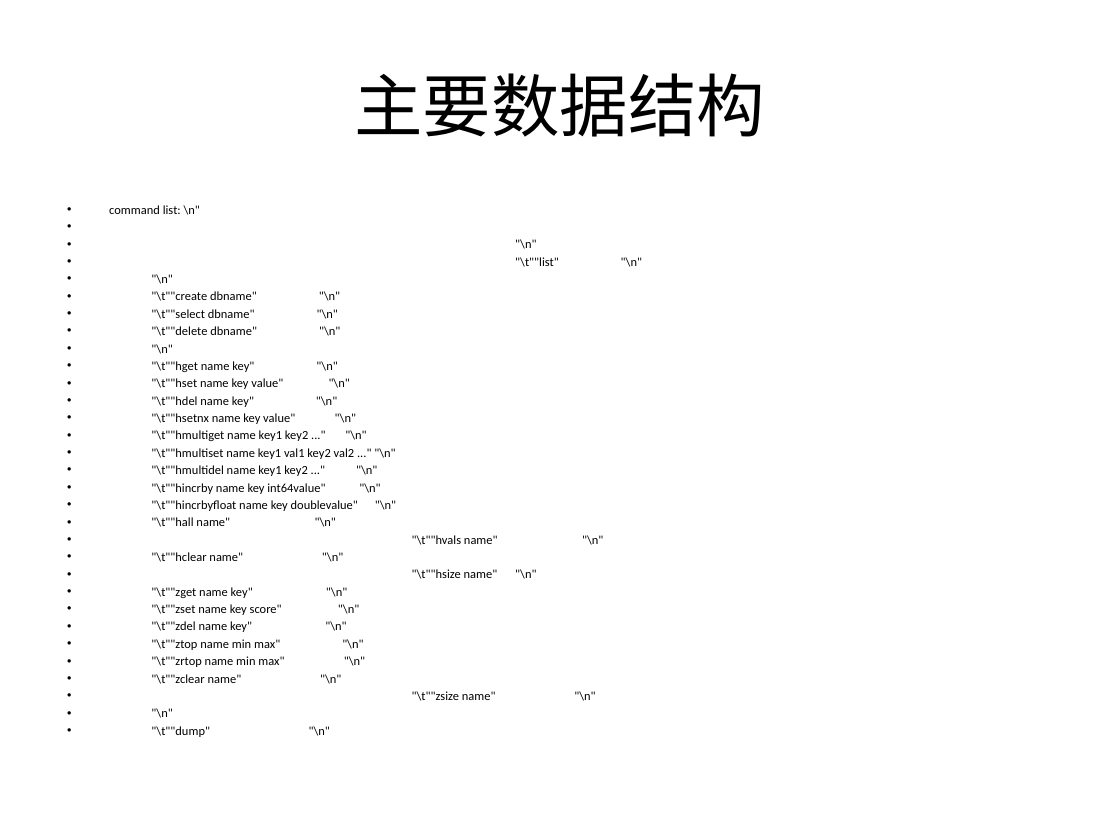
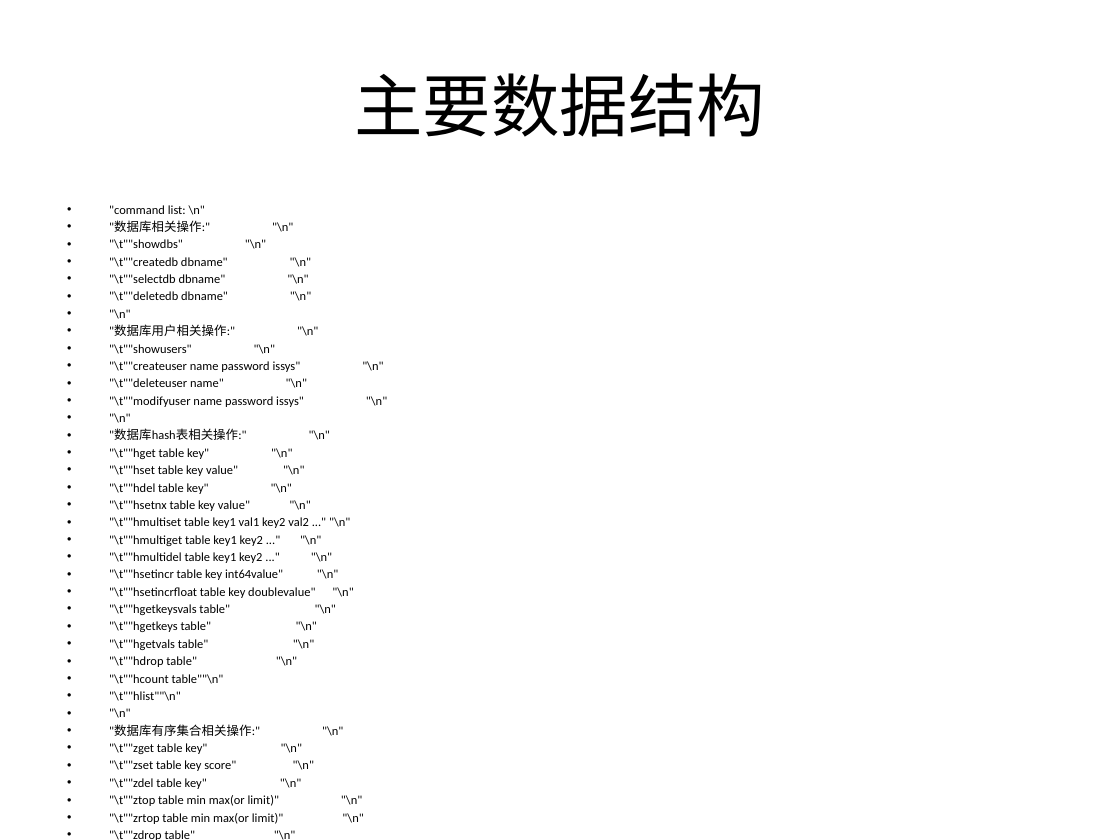
Before and after one commit to woopengcheng/GameLib, a slide deck: slide 25 of 数据库简单介绍.pptx. Drawn at 1120x840 pixels with LibreOffice and Linux fonts; fonts in the diff are those of the drawing. Boxes give left, top, right and bottom in pixels: in the first picture for what was removed or moved away, otherwise in the second. Text is boxed around its words. In the diff, an @@ line names an element or a change of style, - is before the commit and + after.

Commit message:
数据库讲座

```diff
--- a/数据库简单介绍.pptx
+++ b/数据库简单介绍.pptx
@@ text at [109,205,387,840]: paragraph added @@
+• "\t""exit" "\n"
@@ text at [109,205,311,301]: text changed @@
-• command list: \n"
+• "command list: \n"
+• "数据库相关操作:" "\n"
+• "\t""showdbs" "\n"
+• "\t""createdb dbname" "\n"
+• "\t""selectdb dbname" "\n"
+• "\t""deletedb dbname" "\n"
@@ text at [109,325,387,407]: text changed @@
-• "\t""list" "\n"
+• "数据库用户相关操作:" "\n"
+• "\t""showusers" "\n"
+• "\t""createuser name password issys" "\n"
+• "\t""deleteuser name" "\n"
+• "\t""modifyuser name password issys" "\n"
@@ text at [109,429,353,701]: text changed @@
-• "\t""create dbname" "\n"
-• "\t""select dbname" "\n"
-• "\t""delete dbname" "\n"
+• "数据库hash表相关操作:" "\n"
+• "\t""hget table key" "\n"
+• "\t""hset table key value" "\n"
+• "\t""hdel table key" "\n"
+• "\t""hsetnx table key value" "\n"
+• "\t""hmultiset table key1 val1 key2 val2 ..." "\n"
+• "\t""hmultiget table key1 key2 ..." "\n"
+• "\t""hmultidel table key1 key2 ..." "\n"
+• "\t""hsetincr table key int64value" "\n"
+• "\t""hsetincrfloat table key doublevalue" "\n"
+• "\t""hgetkeysvals table" "\n"
+• "\t""hgetkeys table" "\n"
+• "\t""hgetvals table" "\n"
+• "\t""hdrop table" "\n"
+• "\t""hcount table""\n"
+• "\t""hlist""\n"
@@ text at [109,724,363,840]: text changed @@
-• "\t""hget name key" "\n"
-• "\t""hset name key value" "\n"
-• "\t""hdel name key" "\n"
-• "\t""hsetnx name key value" "\n"
-• "\t""hmultiget name key1 key2 ..." "\n"
-• "\t""hmultiset name key1 val1 key2 val2 ..." "\n"
-• "\t""hmultidel name key1 key2 ..." "\n"
-• "\t""hincrby name key int64value" "\n"
-• "\t""hincrbyfloat name key doublevalue" "\n"
-• "\t""hall name" "\n"
-• "\t""hvals name" "\n"
-• "\t""hclear name" "\n"
-• "\t""hsize name" "\n"
-• "\t""zget name key" "\n"
-• "\t""zset name key score" "\n"
-• "\t""zdel name key" "\n"
-• "\t""ztop name min max" "\n"
-• "\t""zrtop name min max" "\n"
-• "\t""zclear name" "\n"
-• "\t""zsize name" "\n"
+• "数据库有序集合相关操作:" "\n"
+• "\t""zget table key" "\n"
+• "\t""zset table key score" "\n"
+• "\t""zdel table key" "\n"
+• "\t""ztop table min max(or limit)" "\n"
+• "\t""zrtop table min max(or limit)" "\n"
+• "\t""zdrop table" "\n"
+• "\t""zcount table" "\n"
+• "\t""zlist " "\n"
```
Also in this commit, not shown: 7 other slides changed, 5 slides added, 1 slide removed, 3 other files.
